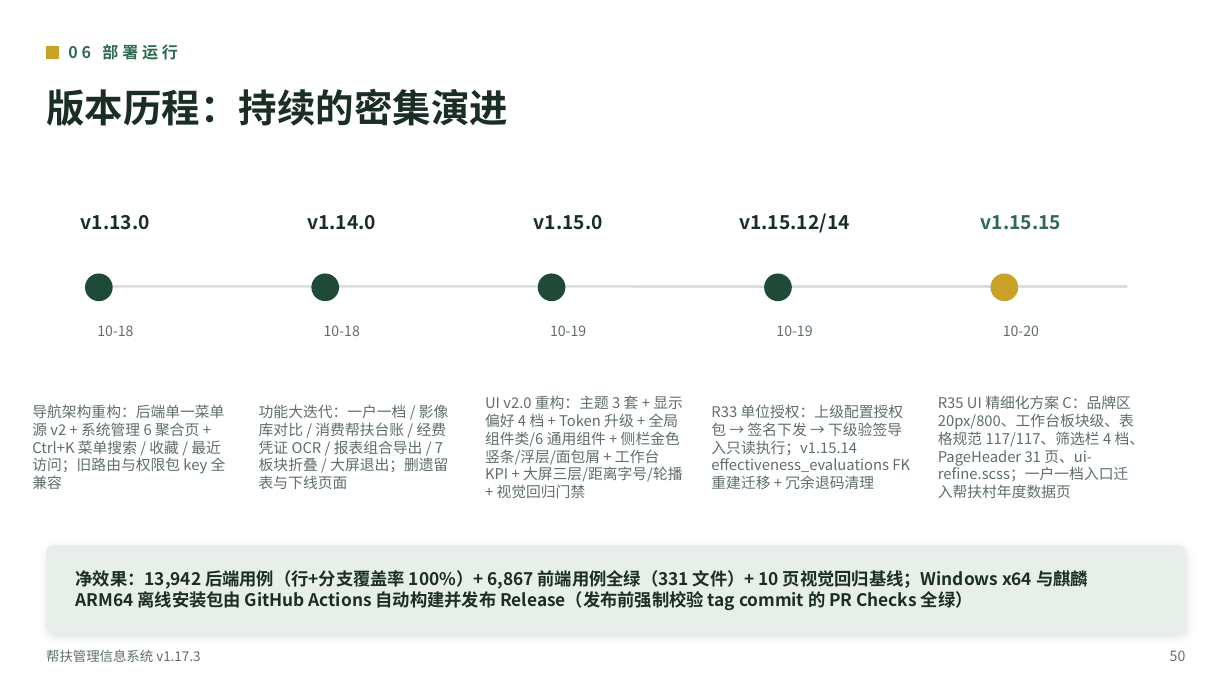
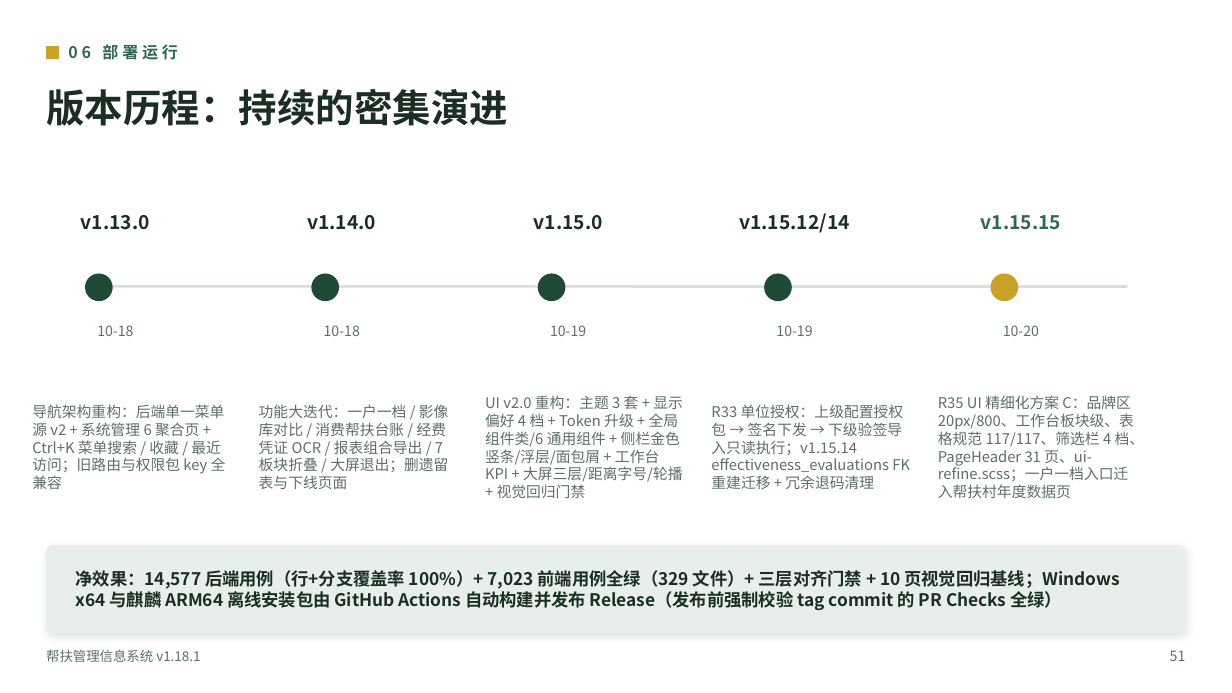
Before and after one commit to lzh745200/MRRS, a slide deck: slide 53 of docs/帮扶管理信息系统介绍.pptx (slide 52 before the commit). Drawn at 1232x693 pixels with LibreOffice and Linux fonts; fonts in the diff are those of the drawing. Boxes give left, top, right and bottom in pixels: in the first picture for what was removed or moved away, otherwise in the second. Text is boxed around its words. In the diff, an @@ line names an element or a change of style, - is before the commit and + after.

```diff
--- a/docs/帮扶管理信息系统介绍.pptx
+++ b/docs/帮扶管理信息系统介绍.pptx
@@ text at (x1=76, y1=570, x2=1119, y2=610): text changed @@
-净效果：13,942 后端用例（行+分支覆盖率 100%）+ 6,867 前端用例全绿（331 文件）+ 10 页视觉回归基线；Windows x64 与麒麟 ARM64 离线安装包由 GitHub Actions 自动构建并发布 Release（发布前强制校验 tag commit 的 PR Checks 全绿）
+净效果：14,577 后端用例（行+分支覆盖率 100%）+ 7,023 前端用例全绿（329 文件）+ 三层对齐门禁 + 10 页视觉回归基线；Windows x64 与麒麟 ARM64 离线安装包由 GitHub Actions 自动构建并发布 Release（发布前强制校验 tag commit 的 PR Checks 全绿）
@@ text at (x1=46, y1=649, x2=200, y2=662): text changed @@
-帮扶管理信息系统 v1.17.3
+帮扶管理信息系统 v1.18.1
@@ text at (x1=1170, y1=650, x2=1186, y2=661): text changed @@
-50
+51
```
Also in this commit, not shown: 51 other slides changed, 1 slide added, 18 other files.
